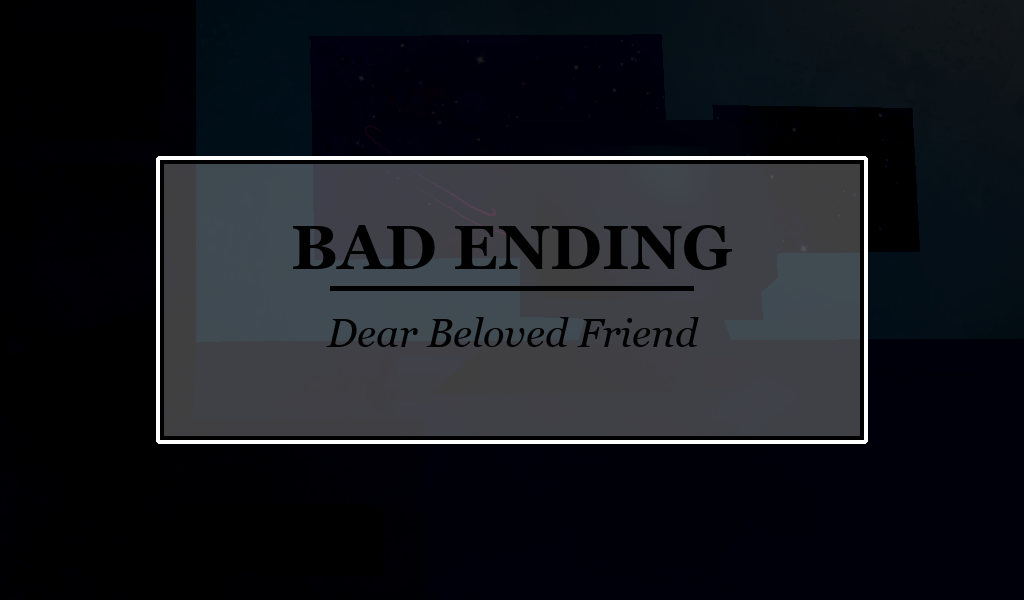
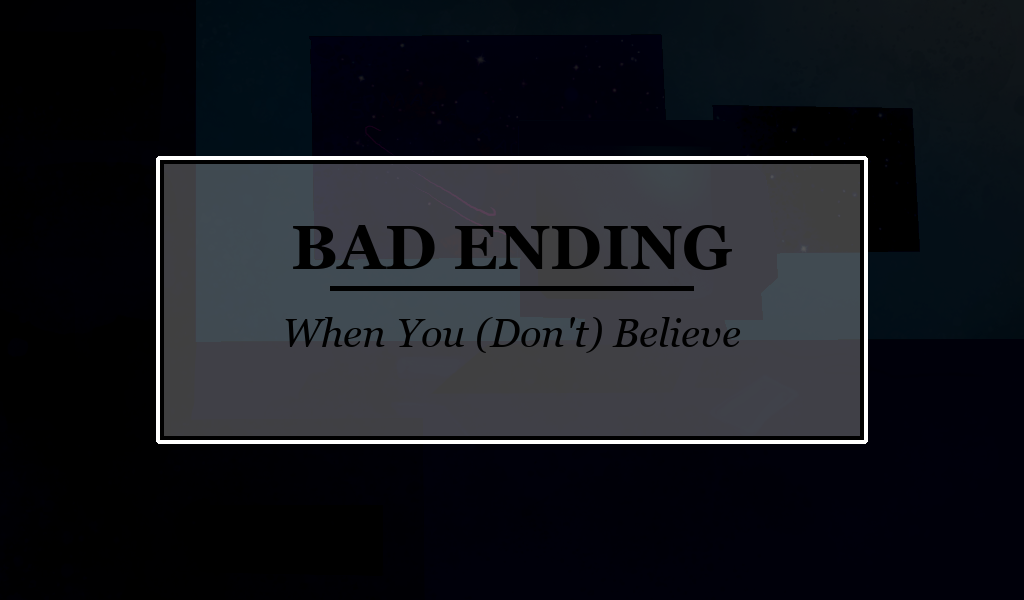
Two versions of the same layered image (1024x600). Layer-by-layer changes:
added layer "When you believe" above "Dear Beloved Friend" over [285, 317, 741, 353]
hid "Dear Beloved Friend" over [326, 317, 699, 347]
